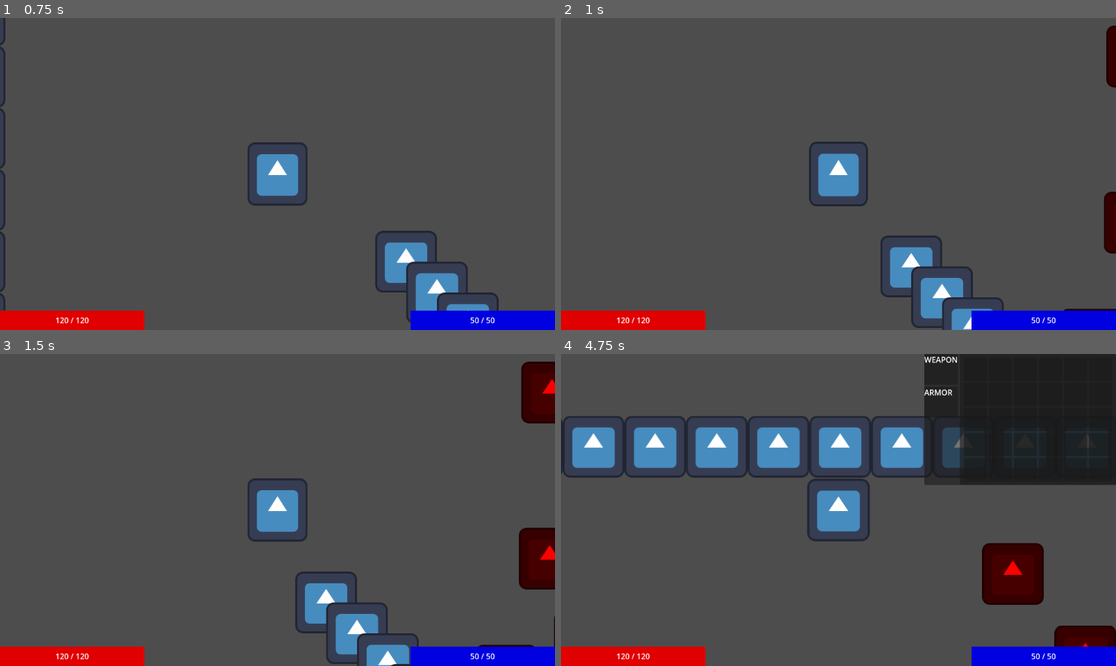
Above: before the commit, frames 1-4 (two rows, left to right).
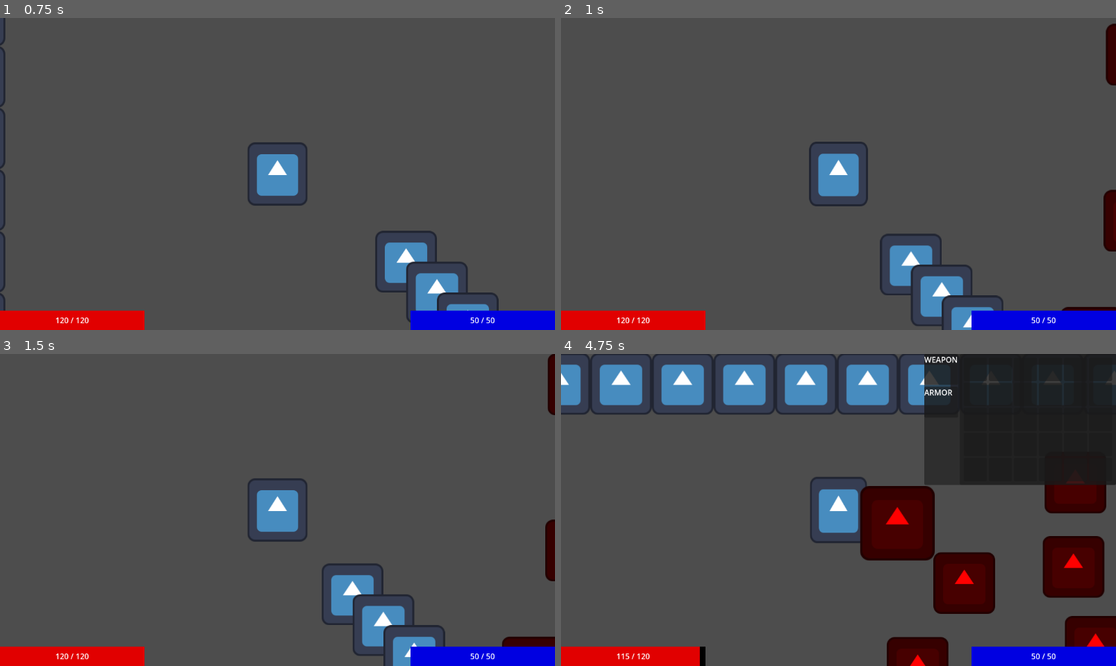
Above: after the commit, the same moments.

Repository: PietPadda/Godot_2D_ARPG
Game: Godot game, scene res://scenes/levels/main.tscn
Two runs of this game, one before a commit and one after it. Both use one fixed random seed, a clock stepped at 60 frames per second and the inputs below. The engine's default icon, where the game draws it, is replaced by a stand-in: a white triangle on a blue panel in a dark square.
Inputs (mouse positions are in pixels of both pictures, inside the frame that each line leads up to):
- Up to frame 1 (0.75 s): tap Enter at 0.5 s; move the mouse to (399, 158) at 0.52 s; tap Space (attack) at 0.6 s; click (399, 158) at 0.67 s
- Up to frame 2 (1 s): no input
- Up to frame 3 (1.5 s): move the mouse to (166, 525) at 1.27 s; tap Space (attack) at 1.35 s; click (166, 525) at 1.42 s
- Up to frame 4 (4.75 s): move the mouse to (894, 441) at 2.02 s; press the mouse at (894, 441) at 2.03 s; tap Space (attack) at 2.3, 3.05, 3.6, 4.35 s; move the mouse to (810, 572) at 2.77 s; release the mouse at (810, 572) at 2.78 s; tap I (toggle_character_sheet) at 2.85 s; click (810, 572) at 2.92 s; move the mouse to (938, 369) at 3.52 s; click (938, 369) at 3.67 s; move the mouse to (938, 400) at 4.27 s; click (938, 400) at 4.42 s

Frame 1 is identical in both runs. In frame 2, 1.0% of the frame differs, in the area x 57-100%, y 1-100%; in frame 3, 6.2%; in frame 4, 28%, in the area x 0-100%, y 0-100%.

Commit message:
feat(ai): implement stuck detection and re-pathing in GridMovementComponent

Diff:
--- a/scenes/levels/main.tscn
+++ b/scenes/levels/main.tscn
@@ -28,17 +28,47 @@
 [node name="Skeleton5" parent="." instance=ExtResource("2_2vj2h")]
 position = Vector2(-219, 1378)
 
+[node name="Skeleton47" parent="." instance=ExtResource("2_2vj2h")]
+position = Vector2(-64, 1463)
+
+[node name="Skeleton48" parent="." instance=ExtResource("2_2vj2h")]
+position = Vector2(-253, 1218)
+
+[node name="Skeleton49" parent="." instance=ExtResource("2_2vj2h")]
+position = Vector2(-82, 1226)
+
 [node name="Skeleton6" parent="." instance=ExtResource("2_2vj2h")]
 position = Vector2(803, 1196)
 
 [node name="Skeleton7" parent="." instance=ExtResource("2_2vj2h")]
 position = Vector2(2026, 1352)
 
+[node name="Skeleton17" parent="." instance=ExtResource("2_2vj2h")]
+position = Vector2(2099, 1189)
+
+[node name="Skeleton18" parent="." instance=ExtResource("2_2vj2h")]
+position = Vector2(1927, 1163)
+
+[node name="Skeleton23" parent="." instance=ExtResource("2_2vj2h")]
+position = Vector2(1787, 1183)
+
 [node name="Skeleton8" parent="." instance=ExtResource("2_2vj2h")]
 position = Vector2(2079, 566)
 
 [node name="Skeleton9" parent="." instance=ExtResource("2_2vj2h")]
 position = Vector2(1980, -83)
+
+[node name="Skeleton43" parent="." instance=ExtResource("2_2vj2h")]
+position = Vector2(1808, -62)
+
+[node name="Skeleton44" parent="." instance=ExtResource("2_2vj2h")]
+position = Vector2(1820, 120)
+
+[node name="Skeleton45" parent="." instance=ExtResource("2_2vj2h")]
+position = Vector2(1979, 93)
+
+[node name="Skeleton46" parent="." instance=ExtResource("2_2vj2h")]
+position = Vector2(1947, -237)
 
 [node name="Skeleton10" parent="." instance=ExtResource("2_2vj2h")]
 position = Vector2(1536, 540)
@@ -86,7 +116,7 @@
 position = Vector2(1364, 1251)
 
 [node name="Skeleton28" parent="." instance=ExtResource("2_2vj2h")]
-position = Vector2(1364, 1251)
+position = Vector2(1410, 1409)
 
 [node name="Skeleton29" parent="." instance=ExtResource("2_2vj2h")]
 position = Vector2(1021, 51)
@@ -105,3 +135,27 @@
 
 [node name="Skeleton34" parent="." instance=ExtResource("2_2vj2h")]
 position = Vector2(822, 472)
+
+[node name="Skeleton35" parent="." instance=ExtResource("2_2vj2h")]
+position = Vector2(940, 738)
+
+[node name="Skeleton36" parent="." instance=ExtResource("2_2vj2h")]
+position = Vector2(1172, 815)
+
+[node name="Skeleton37" parent="." instance=ExtResource("2_2vj2h")]
+position = Vector2(1511, 746)
+
+[node name="Skeleton38" parent="." instance=ExtResource("2_2vj2h")]
+position = Vector2(1708, 581)
+
+[node name="Skeleton39" parent="." instance=ExtResource("2_2vj2h")]
+position = Vector2(1122, 1023)
+
+[node name="Skeleton40" parent="." instance=ExtResource("2_2vj2h")]
+position = Vector2(1403, 1102)
+
+[node name="Skeleton41" parent="." instance=ExtResource("2_2vj2h")]
+position = Vector2(1122, 1183)
+
+[node name="Skeleton42" parent="." instance=ExtResource("2_2vj2h")]
+position = Vector2(1798, 1343)
--- a/scripts/components/grid_movement_component.gd
+++ b/scripts/components/grid_movement_component.gd
@@ -5,6 +5,8 @@
 
 # Emitted when the character has arrived at its target.
 signal path_finished
+ # NEW: Announce when we can't reach a target
+signal path_stuck
 
 # Component References
 @onready var character_body: CharacterBody2D = get_parent()
@@ -17,7 +19,21 @@
 # We'll store the active target here.
 var current_target_pos: Vector2
 # We also need the physical stopping distance again
-const STOPPING_DISTANCE: float = 5.0
+const STOPPING_DISTANCE: float = 64.0
+
+# Stuck detection variables
+var stuck_timer: Timer
+var last_position: Vector2
+const STUCK_CHECK_INTERVAL: float = 0.25 # How often to check if we're stuck (in seconds)
+const STUCK_DISTANCE_THRESHOLD: float = 2.0 # How far we must move to be considered "not stuck"
+
+func _ready() -> void:
+	# Create the timer in code to keep the component self-contained
+	stuck_timer = Timer.new()
+	stuck_timer.wait_time = STUCK_CHECK_INTERVAL
+	stuck_timer.one_shot = false # The timer will run repeatedly
+	stuck_timer.timeout.connect(_on_stuck_timer_timeout)
+	add_child(stuck_timer)
 
 # Public API
 # Starts moving the character along a given path.
@@ -45,6 +61,7 @@
 	move_path.clear() # clear the current path
 	is_moving = false # set to no longer moving
 	character_body.velocity = Vector2.ZERO # Ensure physics velocity is also stopped
+	stuck_timer.stop() # NEW: Stop the timer when we stop moving
 
 # Internal Logic
 # Sets the next tile in the path as the active target.
@@ -53,12 +70,18 @@
 	if move_path.is_empty():
 		is_moving = false
 		character_body.velocity = Vector2.ZERO
+		stuck_timer.stop() # NEW: Stop the timer when the path is done
 		return false # and end (bool allows func call)
 
 	# otherwise
 	is_moving = true # still moving
 	current_target_pos = move_path[0] # set new target
 	move_path.remove_at(0) # remove it
+
+	# NEW: When we get a new target, start the stuck timer
+	last_position = character_body.global_position
+	stuck_timer.start()
+
 	return true # continue moving (bool allows func call)
 
 func _physics_process(_delta: float) -> void:
@@ -78,3 +101,15 @@
 	var move_speed = stats_component.get_total_stat("move_speed")
 	character_body.velocity = direction * move_speed
 	character_body.move_and_slide()
+
+# NEW: This function runs every STUCK_CHECK_INTERVAL seconds
+func _on_stuck_timer_timeout() -> void:
+	# If we haven't moved far enough since the last check...
+	if character_body.global_position.distance_to(last_position) < STUCK_DISTANCE_THRESHOLD:
+		print(character_body.name + " is stuck!")
+		# ...we are stuck. Stop everything and announce it.
+		stop()
+		emit_signal("path_stuck")
+	else:
+		# If we have moved, update our last known position for the next check.
+		last_position = character_body.global_position
--- a/scripts/components/player_movement_component.gd
+++ b/scripts/components/player_movement_component.gd
@@ -4,7 +4,7 @@
 extends Node
 
 # Export vars
-@export var stopping_distance: float = 5.0
+@export var stopping_distance: float = 32.0
 
 # The target position for the character to move towards.
 var target_position: Vector2
--- a/scripts/enemies/states/enemy_chase_state.gd
+++ b/scripts/enemies/states/enemy_chase_state.gd
@@ -15,9 +15,14 @@
 		return
 
 	animation_component.play_animation("Move") # Assuming enemy has a "Move" animation
+	# NEW: Listen for the stuck signal
+	grid_movement_component.path_stuck.connect(_recalculate_path)
 	_recalculate_path()
 
 func exit() -> void:
+	# NEW: Disconnect from the stuck signal
+	if grid_movement_component.path_stuck.is_connected(_recalculate_path):
+		grid_movement_component.path_stuck.disconnect(_recalculate_path)
 	grid_movement_component.stop()
 
 func process_physics(delta: float) -> void:
--- a/scripts/player/states/player_chase_state.gd
+++ b/scripts/player/states/player_chase_state.gd
@@ -19,10 +19,15 @@
 		return # early exit
 
 	player.get_node("AnimationComponent").play_animation("Move")
-		# Calculate the initial path to start the chase.
+	# Calculate the initial path to start the chase.
+	# NEW: Listen for the stuck signal
+	grid_movement_component.path_stuck.connect(_recalculate_path)
 	_recalculate_path()
 
 func exit() -> void:
+	# NEW: Disconnect from the stuck signal
+	if grid_movement_component.path_stuck.is_connected(_recalculate_path):
+		grid_movement_component.path_stuck.disconnect(_recalculate_path)
 	# Crucial cleanup: stop movement.
 	grid_movement_component.stop()
 
